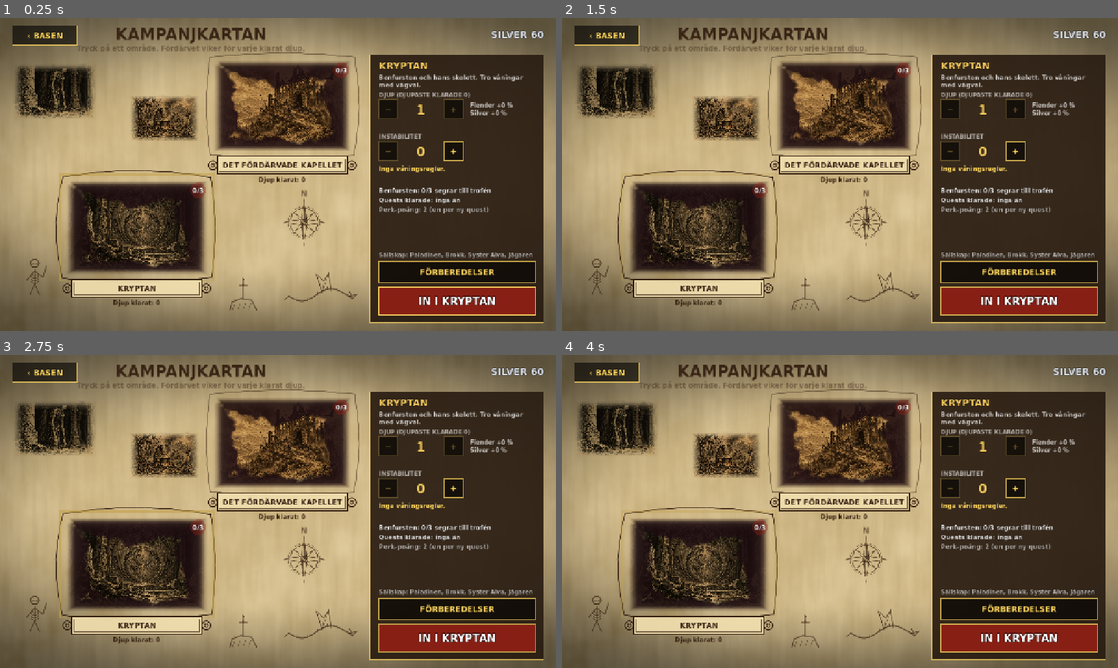
Above: before the commit, frames 1-4 (two rows, left to right).
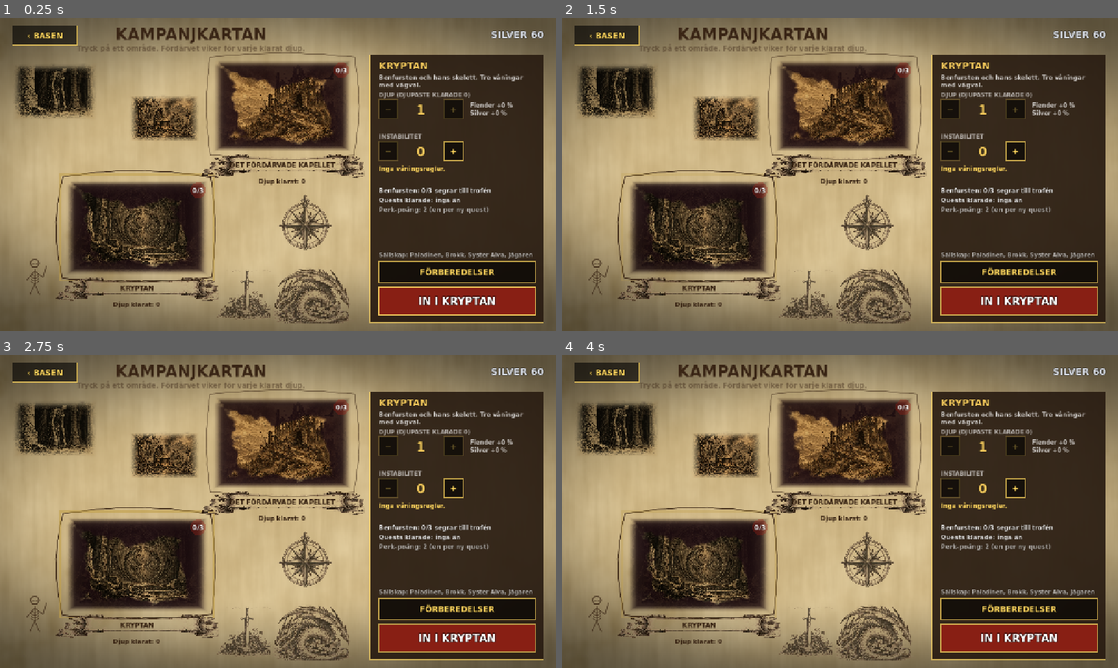
Above: after the commit, the same moments.

Repository: broklyn777/de-edsvurna
Game: Godot game, scene res://scenes/room_map.tscn
Two runs of this game, one before a commit and one after it. Both use one fixed random seed, a clock stepped at 60 frames per second and the inputs below. This scene is started directly instead of the project's main scene.
Inputs (mouse positions are in pixels of both pictures, inside the frame that each line leads up to):
- Up to frame 1 (0.25 s): no input
- Up to frame 2 (1.5 s): tap Enter at 0.5 s; move the mouse to (962, 158) at 0.52 s; tap 1 at 0.6 s; click (962, 158) at 0.67 s; tap Space at 1.25 s; drag from (728, 190) to (812, 237) at 1.27 s
- Up to frame 3 (2.75 s): tap Enter at 2 s; move the mouse to (333, 442) at 2.02 s; tap 3 at 2.1 s
- Up to frame 4 (4 s): tap Space at 2.75 s; drag from (812, 574) to (673, 464) at 2.77 s; tap Enter at 3.5 s; move the mouse to (1006, 558) at 3.52 s; hold A from 3.53 s (still down); tap 5 at 3.6 s

The runs differ from the first frame. In frame 1, 5.8% of the frame differs, in the area x 10-66%, y 43-98%; in frame 2, 5.8%; in frame 3, 5.8%; in frame 4, 5.8%.

Commit message:
Cut the map symbols out of the symbol sheet and use them on the maps
tools/cut_symbols.gd cuts the boxes listed in tools/symbolark.json out
of symbolark.webp into assets/illustrations/icons/, turning the parchment
transparent with a luminance mask and fading the box edges. The room map
uses the chest, campfire, altar, crossed swords, shield with skull, horned
skull and portal for its rooms and the paladin piece for the party; the
margins use the compass rose and the sword in stone, and the campaign map
also the dragon and the banner behind the realm names.

Co-Authored-By: Claude Opus 5.5 <noreply@anthropic.com>

Diff:
--- a/scripts/screens/campaign_screen.gd
+++ b/scripts/screens/campaign_screen.gd
@@ -230,9 +230,9 @@
 func _draw_decor() -> void:
 	var ink := Color(InkArt.INK, 0.6)
 	var k := _scale()
-	InkArt.compass(self, Vector2(700, 470) * k, 52, ink)
-	InkArt.dragon(self, Vector2(735, 640) * k, 70, ink)
-	InkArt.sword_in_stone(self, Vector2(560, 650) * k, 56, ink)
+	InkArt.icon(self, "compass", Vector2(700, 470) * k, 130 * k.y, 0.8)
+	InkArt.icon(self, "dragon", Vector2(720, 640) * k, 130 * k.y, 0.8)
+	InkArt.icon(self, "sword_in_stone", Vector2(560, 640) * k, 120 * k.y, 0.75)
 	InkArt.skeleton(self, Vector2(80, 600) * k, 60, ink)
 
 
@@ -254,9 +254,11 @@
 		var glow := 0.5 + 0.5 * sin(_t * 3.0)
 		draw_rect(r.grow(12), Color(UiStyle.GOLD.darkened(0.2), 0.25 + 0.35 * glow), false, 4.0)
 	var name: String = run.data.realms[realm_id].name
-	var cart := Rect2(center.x - 150, r.end.y + 10, 300, 40)
-	InkArt.cartouche(self, cart, name.to_upper(), InkArt.INK, 17)
-	UiStyle.text(self, Vector2(cart.position.x, cart.end.y + 18), "Djup klarat: %d" % cleared, 14, InkArt.INK,
+	var cart := Rect2(center.x - 190, r.end.y + 2, 380, 58)
+	draw_texture_rect(InkArt.icon_texture("cartouche"), cart, false)
+	UiStyle.text(self, Vector2(cart.position.x, cart.get_center().y + 4), name.to_upper(), 15, InkArt.INK,
+			HORIZONTAL_ALIGNMENT_CENTER, cart.size.x, 0)
+	UiStyle.text(self, Vector2(cart.position.x, cart.end.y + 12), "Djup klarat: %d" % cleared, 14, InkArt.INK,
 			HORIZONTAL_ALIGNMENT_CENTER, cart.size.x, 0)
 	# Sigill för bossen i vinjettens hörn: fylls i takt med segrarna (x/3 till bosstrofén).
 	for boss in _bosses(realm_id):
--- a/scripts/screens/ink_art.gd
+++ b/scripts/screens/ink_art.gd
@@ -5,6 +5,32 @@
 ## Allt ritas med linjer på en CanvasItem i bläckfärg, tills riktiga bilder finns.
 
 const INK := Color(0.20, 0.12, 0.06)
+## Symbolerna ur VD:ns symbolark (klipps ut med tools/cut_symbols.gd till assets/illustrations/icons/).
+const ICON_DIR := "res://assets/illustrations/icons/"
+## Rumstyp → symbol.
+const ROOM_ICONS := {"battle": "battle", "portal_battle": "battle", "elite": "elite", "treasure": "chest",
+		"shrine": "shrine", "campfire": "campfire", "portal": "portal", "end": "battle"}
+static var _icons := {}
+
+
+static func icon_texture(name: String) -> Texture2D:
+	if not _icons.has(name):
+		_icons[name] = load(ICON_DIR + name + ".png")
+	return _icons[name]
+
+
+## Ritar en symbol centrerad i c med höjden h (bredden följer bilden). alpha tonar (bleka rum).
+static func icon(ci: CanvasItem, name: String, c: Vector2, h: float, alpha := 1.0) -> Rect2:
+	var tex := icon_texture(name)
+	var w := h * tex.get_width() / tex.get_height()
+	var r := Rect2(c - Vector2(w, h) / 2, Vector2(w, h))
+	ci.draw_texture_rect(tex, r, false, Color(1, 1, 1, alpha))
+	return r
+
+
+## Rummets symbol ur arket: bossen får det behornade kraniet.
+static func room_icon(ci: CanvasItem, kind: String, c: Vector2, h: float, alpha: float, boss := false) -> void:
+	icon(ci, "boss" if kind == "end" and boss else ROOM_ICONS.get(kind, "battle"), c, h, alpha)
 
 
 ## Liten deterministisk ojämnhet (−1…1) så att linjerna ser handdragna ut men inte darrar.
--- a/scripts/screens/room_map_screen.gd
+++ b/scripts/screens/room_map_screen.gd
@@ -195,8 +195,8 @@
 	_draw_paths(m, state)
 	for r in m.all_rooms():
 		_draw_room(r, state)
-	var lift := 0.0 if state.room_id == "" and _move_t < 0.0 else -ROOM_R - 20.0
-	InkArt.paladin(self, _piece_pos() + Vector2(0, lift + sin(_t * 3.0) * 2.0), 46, InkArt.INK)
+	var lift := 0.0 if state.room_id == "" and _move_t < 0.0 else -ROOM_R - 30.0
+	InkArt.icon(self, "paladin", _piece_pos() + Vector2(0, lift + sin(_t * 3.0) * 2.0), 74)
 	draw_set_transform(Vector2.ZERO)
 	if _zoom_t < 1.0:
 		# Bilden av området (samma som kampanjkartan tonade fram) tonar bort medan kameran zoomar ut.
@@ -244,13 +244,13 @@
 ## (skelett vid kryptan, häxa vid kapellet) och ett svärd i sten i nederkanten.
 func _draw_decor(state: RunState) -> void:
 	var ink := Color(InkArt.INK, 0.55)
-	InkArt.compass(self, Vector2(64, size.y - 72), 44, ink)
+	InkArt.icon(self, "compass", Vector2(68, size.y - 70), 104, 0.75)
 	var figure := Vector2(170, size.y - 70)
 	if state.realm == "chapel":
 		InkArt.witch(self, figure, 56, ink)
 	else:
 		InkArt.skeleton(self, figure, 56, ink)
-	InkArt.sword_in_stone(self, Vector2(250, size.y - 50), 50, ink)
+	InkArt.icon(self, "sword_in_stone", Vector2(262, size.y - 62), 112, 0.7)
 
 
 func _draw_paths(m: RoomMap, state: RunState) -> void:
@@ -279,12 +279,11 @@
 		var pulse := 0.5 + 0.5 * sin(_t * 4.0)
 		draw_circle(pos, ROOM_R + 6, Color(0.95, 0.86, 0.6, 0.55))
 		InkArt.ring(self, pos, ROOM_R + 6 + 3 * pulse, Color(UiStyle.GOLD.darkened(0.25), 0.6 + 0.4 * pulse), 3.0)
-	var size_px := ROOM_R * (1.5 if kind == "end" else 1.25)
-	InkArt.symbol(self, kind, pos, size_px, Color(InkArt.INK, alpha), boss)
+	InkArt.room_icon(self, kind, pos, 104.0 if kind == "end" else 86.0, alpha, boss)
 	var label: String = KIND_NAMES.get(kind, kind)
 	if kind == "end" and boss:
 		label = "Boss: " + run.data.encounters[r.encounter].name
-	UiStyle.text(self, pos + Vector2(-90, ROOM_R + 24), label, 14, Color(InkArt.INK, maxf(alpha, 0.5)),
+	UiStyle.text(self, pos + Vector2(-90, ROOM_R + 34), label, 14, Color(InkArt.INK, maxf(alpha, 0.5)),
 			HORIZONTAL_ALIGNMENT_CENTER, 180, 0)
 	if r.get("nemesis", false):
 		draw_circle(pos + Vector2(ROOM_R * 0.9, -ROOM_R * 0.8), 12, Color(Parchment.SEAL, maxf(alpha, 0.6)))
--- /dev/null
+++ b/tools/cut_symbols.gd
@@ -0,0 +1,47 @@
+extends SceneTree
+## Klipper ut symbolerna ur VD:ns symbolark till egna PNG:er med transparent bakgrund (0.18.2).
+## Koordinaterna står i tools/symbolark.json, så skriptet kan köras om med ett nytt ark:
+##   godot --headless --path . --script res://tools/cut_symbols.gd
+## Pergamentet görs genomskinligt med en luminansmask: ju mörkare än papperet, desto mer bläck.
+## Färgen blir bläckets egen, så symbolerna kan ritas ovanpå kartans pergament.
+
+const CONFIG := "res://tools/symbolark.json"
+## Mjuk tröskel: så här mycket mörkare än papperet ett streck måste vara för att synas, och när det
+## är helt täckande (andelar av papperets luminans).
+const START := 0.06
+const FULL := 0.45
+## Kanten tonas ut några pixlar så att inga bitar av grannsymbolerna syns.
+const EDGE := 6.0
+
+
+func _init() -> void:
+	var cfg: Dictionary = JSON.parse_string(FileAccess.get_file_as_string(CONFIG))
+	var sheet := Image.load_from_file(ProjectSettings.globalize_path(cfg.source))
+	sheet.convert(Image.FORMAT_RGBA8)
+	var paper := _paper_luminance(sheet)
+	DirAccess.make_dir_recursive_absolute(ProjectSettings.globalize_path(cfg.out))
+	for name in cfg.symbols:
+		var r: Array = cfg.symbols[name]
+		var img := sheet.get_region(Rect2i(r[0], r[1], r[2], r[3]))
+		for y in img.get_height():
+			for x in img.get_width():
+				var c := img.get_pixel(x, y)
+				var dark := (paper - c.get_luminance()) / paper
+				var a := clampf((dark - START) / (FULL - START), 0.0, 1.0)
+				var edge := minf(minf(x, img.get_width() - 1 - x), minf(y, img.get_height() - 1 - y))
+				a *= clampf(edge / EDGE, 0.0, 1.0)
+				img.set_pixel(x, y, Color(c.r * 0.85, c.g * 0.8, c.b * 0.75, a))
+		var path := ProjectSettings.globalize_path(cfg.out + name + ".png")
+		img.save_png(path)
+		print("%s → %s (%d×%d)" % [name, path.get_file(), r[2], r[3]])
+	quit()
+
+
+## Papperets ljusstyrka: medianen av några fläckar i arkets marginal.
+func _paper_luminance(img: Image) -> float:
+	var samples: Array[float] = []
+	for p in [Vector2i(8, 600), Vector2i(img.get_width() - 8, 600), Vector2i(img.get_width() / 2, 800),
+			Vector2i(250, 1010), Vector2i(1300, 1010), Vector2i(760, 600)]:
+		samples.append(img.get_pixelv(p).get_luminance())
+	samples.sort()
+	return samples[samples.size() / 2]
--- /dev/null
+++ b/tools/symbolark.json
@@ -0,0 +1,79 @@
+{
+	"source": "res://assets/illustrations/symbolark.webp",
+	"out": "res://assets/illustrations/icons/",
+	"note": "Rutor i arkets pixlar: [x, y, bredd, höjd]. Ändra här och kör om tools/cut_symbols.gd med ett nytt ark.",
+	"symbols": {
+		"chest": [
+			30,
+			622,
+			215,
+			166
+		],
+		"campfire": [
+			255,
+			620,
+			205,
+			172
+		],
+		"shrine": [
+			468,
+			618,
+			200,
+			174
+		],
+		"battle": [
+			688,
+			616,
+			195,
+			180
+		],
+		"elite": [
+			893,
+			616,
+			155,
+			191
+		],
+		"boss": [
+			1063,
+			620,
+			205,
+			186
+		],
+		"portal": [
+			1265,
+			616,
+			255,
+			168
+		],
+		"paladin": [
+			55,
+			800,
+			160,
+			218
+		],
+		"compass": [
+			300,
+			806,
+			210,
+			197
+		],
+		"cartouche": [
+			528,
+			836,
+			395,
+			156
+		],
+		"dragon": [
+			948,
+			808,
+			285,
+			190
+		],
+		"sword_in_stone": [
+			1248,
+			790,
+			245,
+			228
+		]
+	}
+}
Binary file added: assets/illustrations/icons/battle.png
Not shown, added: assets/illustrations/icons/battle.png.import
Binary file added: assets/illustrations/icons/boss.png
Not shown, added: assets/illustrations/icons/boss.png.import
Binary file added: assets/illustrations/icons/campfire.png
Not shown, added: assets/illustrations/icons/campfire.png.import
Binary file added: assets/illustrations/icons/cartouche.png
Not shown, added: assets/illustrations/icons/cartouche.png.import
Binary file added: assets/illustrations/icons/chest.png
Not shown, added: assets/illustrations/icons/chest.png.import
Binary file added: assets/illustrations/icons/compass.png
Not shown, added: assets/illustrations/icons/compass.png.import
(and 15 more such lines)
